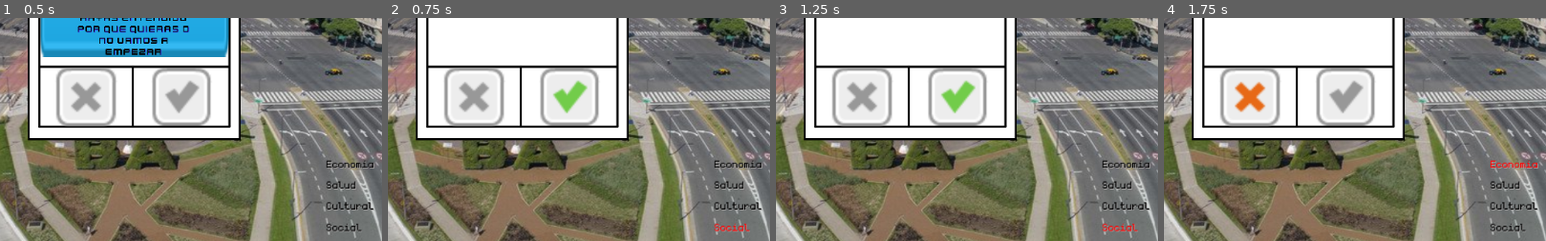
Above: before the commit, frames 1-4 (left to right).
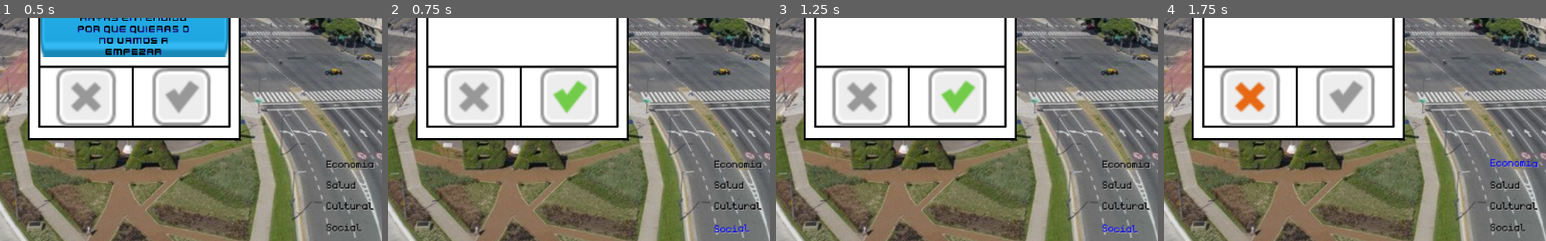
Above: after the commit, the same moments.

Repository: compumundohipermegaredUNQ/SimCovid-21
Game: Godot game, scene res://Main.tscn
Two runs of this game, one before a commit and one after it. Both use one fixed random seed, a clock stepped at 60 frames per second and the inputs below.
Inputs (mouse positions are % of the whole screen's width and height, from its top left):
- Up to frame 1 (0.5 s): no input
- Up to frame 2 (0.75 s): click (56, 67) at 0.5 s
- Up to frame 3 (1.25 s): no input
- Up to frame 4 (1.75 s): click (44, 67) at 1.25 s
The pictures show only the part of the screen within x 32-82%, y 50-100%; the shares and areas given below are measured in that part.

Frame 1 is identical in both runs. In frame 2, 0.3% of the frame differs, in the area x 85-95%, y 92-97%; in frame 3, 0.3%; in frame 4, 0.4%, in the area x 85-98%, y 63-68%.

Commit message:
#2-Se agregan mejores efectos de feedback y se quita código no necesario y se realizó un refactor

Diff:
--- a/src/Bar/HealthBar.gd
+++ b/src/Bar/HealthBar.gd
@@ -55,9 +55,9 @@
 	if healthbar.value < healthbar.max_value * 0.35:
 		healthbar.texture_progress = bar_red
 
-func change_color():
+func change_textlabel():
 	healthbar_textlabel.clear()
-	healthbar_textlabel.append_bbcode("[color=red]"+label+"[/color]")
+	healthbar_textlabel.append_bbcode("[wave amp=25 freq=10][color=blue]"+label+"[/color][/wave]")
 
 func update_state():
 	healthbar_textlabel.set_text(label)
--- a/src/Card/Card.gd
+++ b/src/Card/Card.gd
@@ -1,60 +1,57 @@
 extends MarginContainer
 
-var initial_deck = CardsDatabaseDeck.get_initial_deck()
+# El valor representativo de la barra es la posición del hijo en la que se
+# encuentra en el panel de escenas de HealthBarGroup, por ejemplo "Social" es el
+# hijo que están en la posición 3.
+# No es la mejor práctica, pero no se me ocurrió otra manera de acceder a las
+# escenas hijas de las barras
+const scene_numbers_bars = {
+	"Economico": 0,
+	"Salud": 1,
+	"Cultural": 2,
+	"Social": 3
+}
 var cards_deck
 var card_type
 var card_multipliers
-var parent
 var bar_group
 var actual_bar
 
-func initialize(type, description, multipliers, deck, main):
+func initialize(type, description, multipliers, deck, main) -> void:
 	cards_deck = deck
 	card_type = type
 	card_multipliers = multipliers
-	parent = main
-	bar_group = parent.get_child(2)
+	bar_group = main.get_child(2)
 	$Card/Texts/Align/Title/CenterContainer/TitleLabel.text = type
 	$Card/Texts2/Text/CenterContainer/TextLabel.text = description
 
 func _on_CheckButton_pressed() -> void:
 	cards_deck.checked(card_multipliers)
-	if actual_bar:
-		actual_bar.update_state()
+	_update_if_exists_actual_bar()
 	call_deferred("_remove")
-
 
 func _on_XButton_pressed() -> void:
 	card_multipliers=[-card_multipliers[0], -card_multipliers[1], -card_multipliers[2], -card_multipliers[3]]
 	cards_deck.checked(card_multipliers)
-	if actual_bar:
-		actual_bar.update_state()
+	_update_if_exists_actual_bar()
 	call_deferred("_remove")
 
-func _remove():
+func _remove() -> void:
 	get_parent().remove_child(self)
 	queue_free()
+
+func feedback() -> void:
+	if card_type != "Introduccion":
+		actual_bar = bar_group.get_child(scene_numbers_bars[card_type])
+	if actual_bar:
+		actual_bar.change_textlabel()
+
+func _on_XButton_mouse_entered() -> void:
+	self.feedback()
 
 func _on_CheckButton_mouse_entered() -> void:
 	self.feedback()
 
-func feedback():
-	match card_type:
-		"Social":
-			actual_bar = bar_group.get_child(3)
-			print("Social ", card_multipliers[0])
-		"Economico":
-			actual_bar = bar_group.get_child(0)
-			print("Economico ", card_multipliers[1])
-		"Cultural":
-			actual_bar = bar_group.get_child(2)
-			print("Cultural ", card_multipliers[2])
-		"Salud":
-			actual_bar = bar_group.get_child(1)
-			print("Salud ", card_multipliers[3])
+func _update_if_exists_actual_bar() -> void:
 	if actual_bar:
-		actual_bar.change_color()
-
-
-func _on_XButton_mouse_entered() -> void:
-	self.feedback()
+		actual_bar.update_state()
